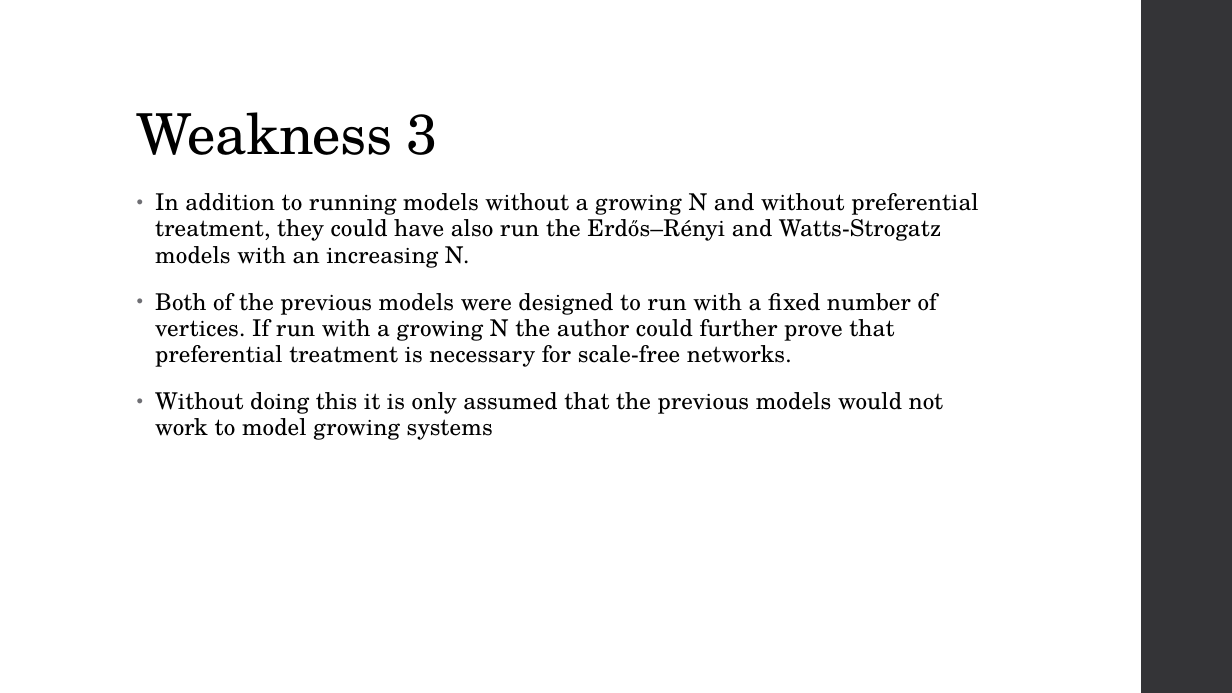
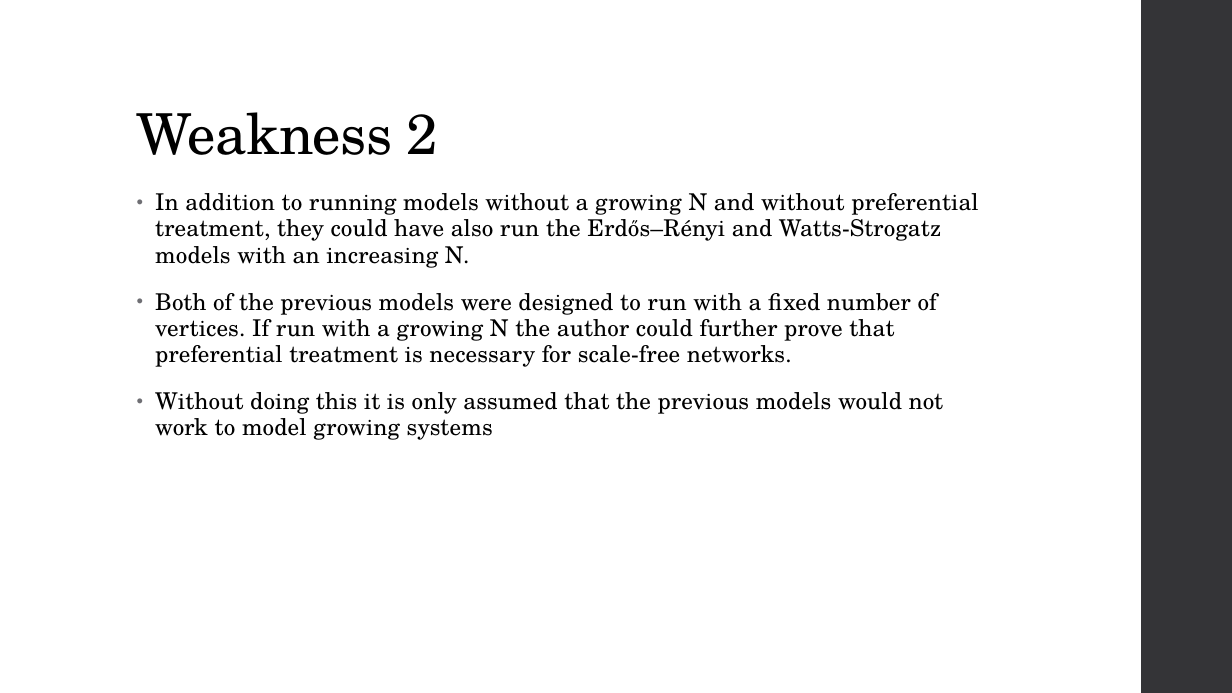
Before and after one commit to JefreyHildebrandt/UCF-Schoolwork, a slide deck: slide 18 of CAP6675 - Complex Adaptive Systems/EmergenceOfScalingPresentation/PresentationDraft2.pptx (slide 19 before the commit). Drawn at 1232x693 pixels with LibreOffice and Linux fonts; fonts in the diff are those of the drawing. Boxes give left, top, right and bottom in pixels: in the first picture for what was removed or moved away, otherwise in the second. Text is boxed around its words. In the diff, an @@ line names an element or a change of style, - is before the commit and + after.

```diff
--- a/CAP6675 - Complex Adaptive Systems/EmergenceOfScalingPresentation/PresentationDraft2.pptx
+++ b/CAP6675 - Complex Adaptive Systems/EmergenceOfScalingPresentation/PresentationDraft2.pptx
@@ title at [137,112,438,155]: text changed @@
-Weakness 3
+Weakness 2
```
Also in this commit, not shown: 10 other slides changed.
